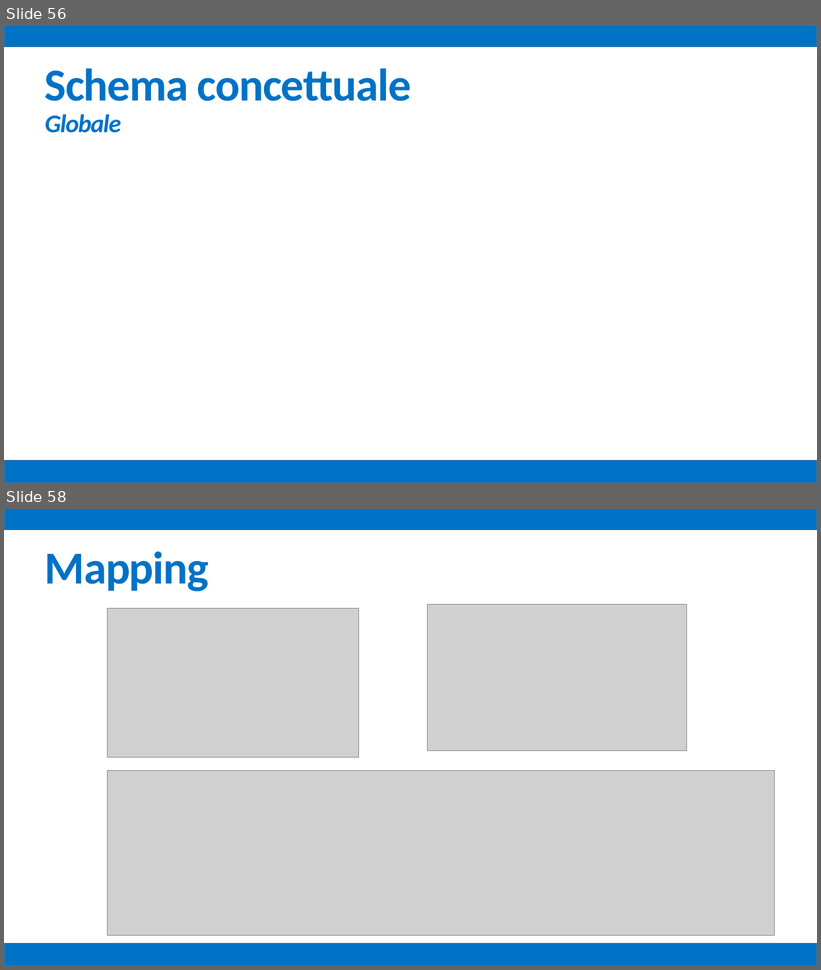
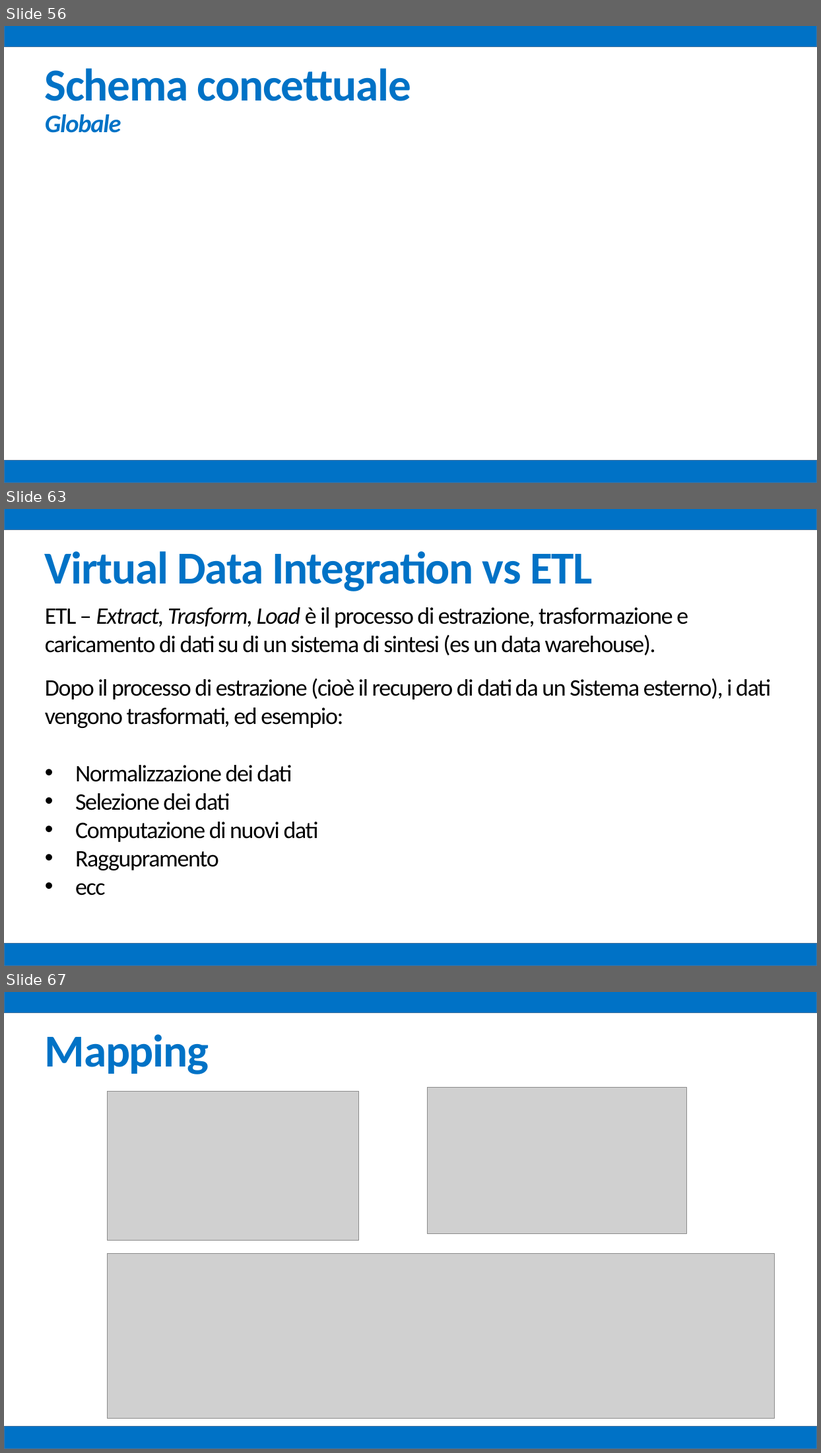
Before and after one commit to mz1991/ProgettoFebbraio2015, a slide deck: Febbraio 2015.pptx. Shown one above the other, each under a label of ours: slides 56 and 58 before the commit, slides 56, 63 and 67 after it; the slides between them are not shown. The pictures are 821x970 and 821x1453 pixels, drawn with LibreOffice and Linux fonts; fonts in the diff are those of the drawing; grey boxes stand for pictures. Boxes give left, top, right and bottom in pixels: in the first picture for what was removed or moved away, otherwise in the second. Text is boxed around its words. In the diff, an @@ line names an element or a change of style, - is before the commit and + after.

```diff
--- a/Febbraio 2015.pptx
+++ b/Febbraio 2015.pptx
@@ slide 63 added at [4, 509, 817, 966], background #FFFFFF @@
@@ rectangle added at [4, 509, 817, 530], fill #0072C6, outline #43739E 1 pt @@
@@ text added at [45, 551, 593, 591], 54 pt, text #0072C6, bold @@
+Virtual Data Integration vs ETL
@@ text added at [45, 607, 771, 896], 28 pt, text #000000 @@
+ETL – Extract, Trasform, Load è il processo di estrazione, trasformazione e caricamento di dati su di un sistema di sintesi (es un data warehouse).
+Dopo il processo di estrazione (cioè il recupero di dati da un Sistema esterno), i dati vengono trasformati, ed esempio:
+• Normalizzazione dei dati
+• Selezione dei dati
+• Computazione di nuovi dati
+• Raggupramento
+• ecc
@@ rectangle added at [4, 943, 817, 966], fill #0072C6, outline #43739E 1 pt @@
@@ what was slide 58 is now slide 67 @@
```
Also in this commit, not shown: 6 slides changed, 9 other slides added.
